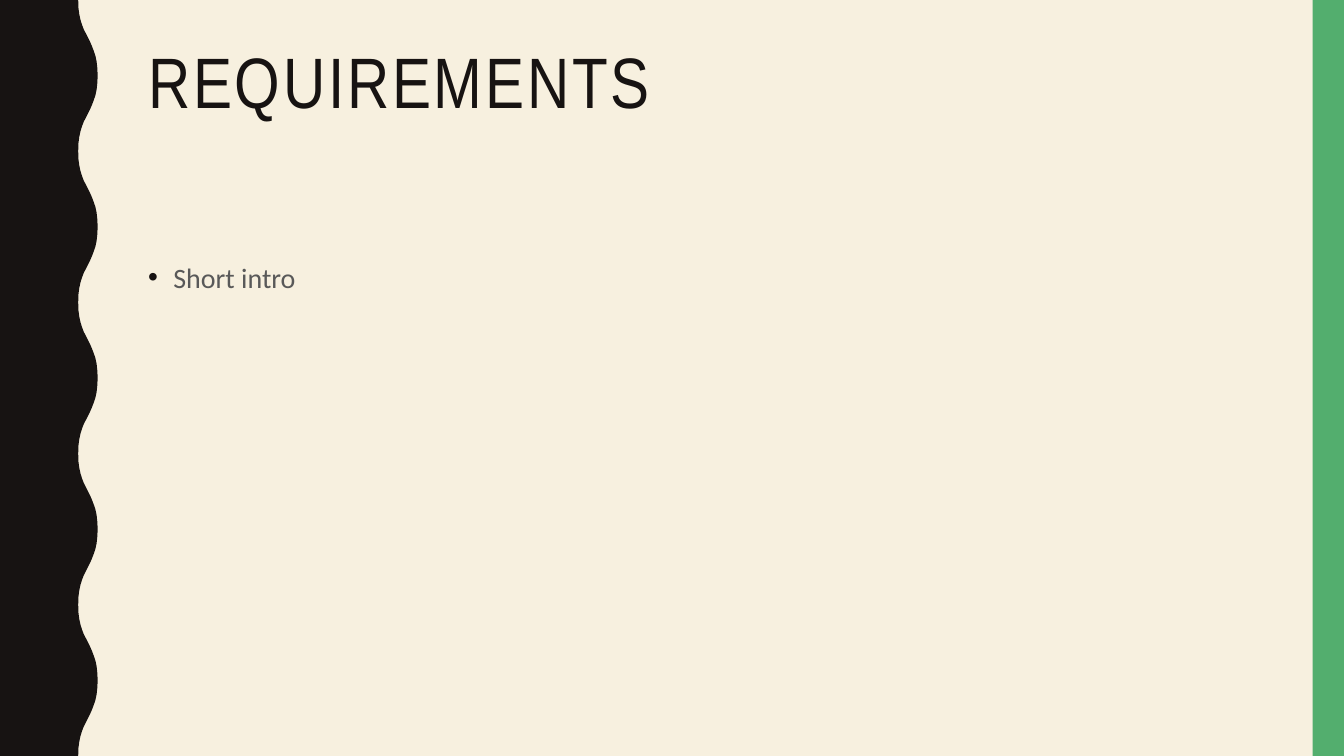
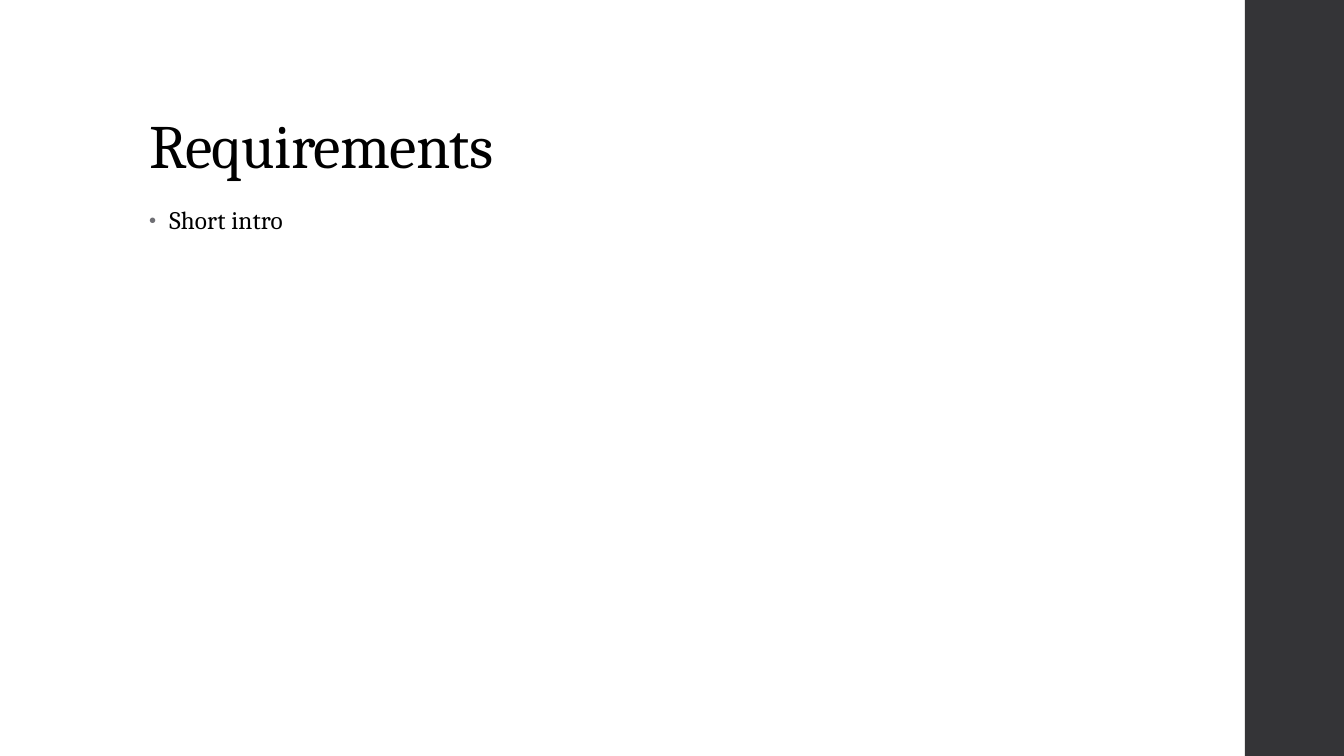
Before and after one commit to dakoval/Sudoku, a slide deck: slide 5 of Project Report/Final Project Report Presentation.pptx. Drawn at 1344x756 pixels with LibreOffice and Linux fonts; fonts in the diff are those of the drawing. Boxes give left, top, right and bottom in pixels: in the first picture for what was removed or moved away, otherwise in the second. Text is boxed around its words. In the diff, an @@ line names an element or a change of style, - is before the commit and + after.

```diff
--- a/Project Report/Final Project Report Presentation.pptx
+++ b/Project Report/Final Project Report Presentation.pptx
@@ background #F7F0DF to #FFFFFF @@
@@ freeform shape removed at (0,0,98,756) @@
@@ rectangle: place and size @@
-rectangle at (1313,0,1344,756)
+rectangle at (1245,0,1344,756)
@@ rectangle at (1245,0,1344,756): fill #53AE6E to #353537 @@
@@ title "Requirements" at (149,127,493,181): vertical alignment top to bottom @@
@@ title at (149,127,493,181): text changed; size 51 to 44 pt; font Arial Narrow to Cambria; text colour #171312 to #000000 @@
-REQUIREMENTS
+Requirements
@@ text "Short intro": place and size @@
-text "Short intro" at (173,268,295,288)
+text "Short intro" at (169,211,282,230)
@@ text "Short intro" at (169,211,282,230): size 20 to 18 pt, font Calibri to Cambria, text colour #595959 to #000000, letter spacing 0 to 0.1 pt; indent changed; line spacing 1.1 to 0.95; more space between paragraphs; bullet colour #171312 to #6F6F74 @@
```
Also in this commit, not shown: 21 other slides changed, 1 other file.
